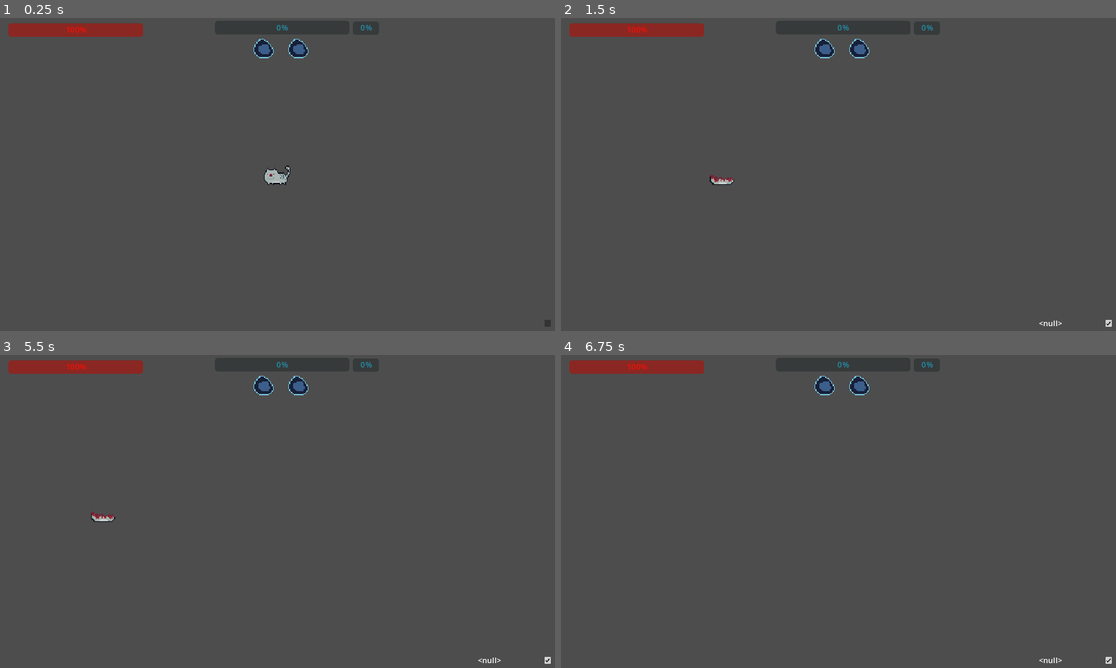
Above: before the commit, frames 1-4 (two rows, left to right).
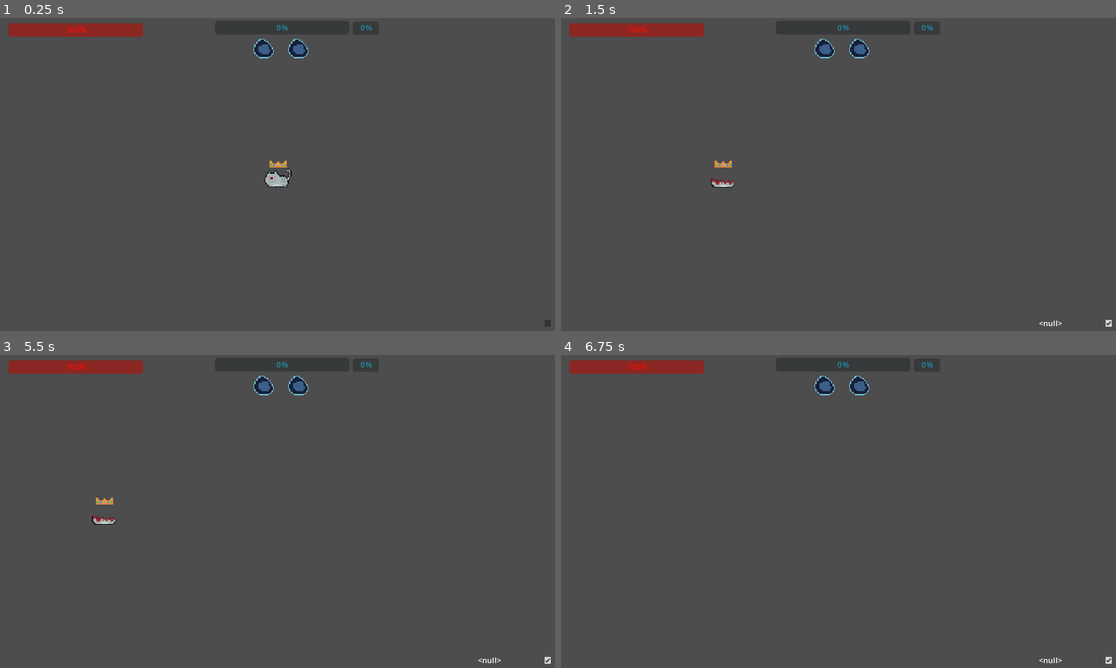
Above: after the commit, the same moments.

Repository: Deojee/project-sodalake
Game: Godot game, scene res://scenes/player.tscn
Two runs of this game, one before a commit and one after it. Both use one fixed random seed, a clock stepped at 60 frames per second and the inputs below. This scene is started directly instead of the project's main scene.
Inputs (mouse positions are in pixels of both pictures, inside the frame that each line leads up to):
- Up to frame 1 (0.25 s): no input
- Up to frame 2 (1.5 s): click (1110, 324) at 0.5 s; tap Enter (enter) at 1.25 s; move the mouse to (960, 158) at 1.27 s; press the mouse at (960, 158) at 1.28 s; hold D (right) from 1.28 s (still down)
- Up to frame 3 (5.5 s): right-click (399, 495) at 1.55 s; move the mouse to (166, 527) at 2.02 s; release D (right) at 2.03 s; release the mouse at (166, 527) at 2.03 s; hold S (down) 2.03-2.78 s; right-click (166, 527) at 2.1 s; click (166, 527) at 2.3 s; tap Space at 2.75, 4.25 s; move the mouse to (333, 442) at 2.77 s; hold D (right) 2.78-3.53 s; hold / (commandLine) 2.78-3.53 s; right-click (333, 442) at 3.05 s; tap Enter (enter) at 3.5 s; move the mouse to (249, 574) at 3.52 s; hold Up (up) 3.53-4.28 s; tap Shift (dash) at 3.6 s; click (249, 574) at 3.8 s; move the mouse to (444, 558) at 4.27 s; hold Enter (enter) 4.28-5.03 s; hold Left (left) from 4.28 s (still down); right-click (444, 558) at 4.55 s; move the mouse to (111, 464) at 5.02 s; click (111, 464) at 5.1 s
- Up to frame 4 (6.75 s): move the mouse to (866, 511) at 5.77 s; release Left (left) at 5.78 s; hold S (down) 5.78-6.53 s; hold Tab (tab) 5.78-6.53 s; right-click (866, 511) at 6.05 s; tap Space at 6.5 s; move the mouse to (755, 433) at 6.52 s; hold D (right) from 6.53 s (still down); right-click (755, 433) at 6.6 s

The runs differ from the first frame. In frame 1, 0.2% of the frame differs, in the area x 47-53%, y 45-55%; in frame 2, 0.2%; in frame 3, 0.2%; in frame 4, less than 0.1%.
Error in both runs: Invalid assignment of property or key 'text' with value of type 'Nil' on a base object of type 'Label'. (res://scripts/Camera.gd:10)

Commit message:
added snake guns, made snake guns make noise

Diff:
--- a/project.godot
+++ b/project.godot
@@ -63,6 +63,7 @@
 throw={
 "deadzone": 0.5,
 "events": [Object(InputEventMouseButton,"resource_local_to_scene":false,"resource_name":"","device":-1,"window_id":0,"a …(257 unchanged characters)…
+, Object(InputEventKey,"resource_local_to_scene":false,"resource_name":"","device":-1,"window_id":0,"alt_pressed":false,"shift_pressed":false,"ctrl_pressed":false,"meta_pressed":false,"pressed":false,"keycode":0,"physical_keycode":32,"key_label":0,"unicode":32,"echo":false,"script":null)
 ]
 }
 escape={
@@ -83,7 +84,6 @@
 dash={
 "deadzone": 0.5,
 "events": [Object(InputEventKey,"resource_local_to_scene":false,"resource_name":"","device":-1,"window_id":0,"alt_press …(182 unchanged characters)…
-, Object(InputEventKey,"resource_local_to_scene":false,"resource_name":"","device":-1,"window_id":0,"alt_pressed":false,"shift_pressed":false,"ctrl_pressed":false,"meta_pressed":false,"pressed":false,"keycode":0,"physical_keycode":32,"key_label":0,"unicode":32,"echo":false,"script":null)
 ]
 }
 tab={
--- a/scenes/avatar.tscn
+++ b/scenes/avatar.tscn
@@ -6,6 +6,7 @@
 [ext_resource type="Texture2D" uid="uid://cbd1ovbk6e6f8" path="res://textures/player textures/ChubbyCatWalkV2 (2).png" id="6_88gbg"]
 [ext_resource type="Texture2D" uid="uid://ch5fch0btvb1n" path="res://textures/player textures/walkAwayFromCamera (1).png" id="7_34tr5"]
 [ext_resource type="AudioStream" uid="uid://bq0vcv7atl63v" path="res://sounds/player noises/hurt.ogg" id="7_276jq"]
+[ext_resource type="Texture2D" uid="uid://bprm28vas8do" path="res://textures/player textures/winnerCrown.png" id="7_cyuby"]
 
 [sub_resource type="SceneReplicationConfig" id="SceneReplicationConfig_yxdfi"]
 properties/0/path = NodePath(".:position")
@@ -68,6 +69,10 @@
 properties/14/spawn = true
 properties/14/sync = true
 properties/14/watch = false
+properties/15/path = NodePath("WinnerCrown:modulate")
+properties/15/spawn = true
+properties/15/sync = true
+properties/15/watch = false
 
 [sub_resource type="CapsuleShape2D" id="CapsuleShape2D_k0hrq"]
 radius = 27.0
@@ -494,3 +499,10 @@
 offset_right = 40.0
 offset_bottom = 23.0
 text = "0"
+
+[node name="WinnerCrown" type="Sprite2D" parent="."]
+z_index = 7
+z_as_relative = false
+position = Vector2(0, -27)
+scale = Vector2(2, 2)
+texture = ExtResource("7_cyuby")
--- a/scenes/player.tscn
+++ b/scenes/player.tscn
@@ -9,6 +9,7 @@
 [ext_resource type="Texture2D" uid="uid://dpc060um0utte" path="res://textures/player textures/ChubbyCatMelt.png" id="6_jqmsj"]
 [ext_resource type="Texture2D" uid="uid://cbd1ovbk6e6f8" path="res://textures/player textures/ChubbyCatWalkV2 (2).png" id="7_brixu"]
 [ext_resource type="Texture2D" uid="uid://ch5fch0btvb1n" path="res://textures/player textures/walkAwayFromCamera (1).png" id="8_gwx24"]
+[ext_resource type="Texture2D" uid="uid://bprm28vas8do" path="res://textures/player textures/winnerCrown.png" id="10_ppesf"]
 
 [sub_resource type="CapsuleShape2D" id="CapsuleShape2D_jdkhq"]
 radius = 27.0
@@ -293,6 +294,7 @@
 shape = SubResource("CapsuleShape2D_jdkhq")
 
 [node name="Node2D" parent="." instance=ExtResource("4_dgk2h")]
+position = Vector2(-2, -6)
 
 [node name="debug" type="Label" parent="."]
 visible = false
@@ -340,3 +342,9 @@
 
 [node name="shouldLowerZIndex" type="RayCast2D" parent="."]
 target_position = Vector2(2.08165e-12, 64)
+
+[node name="WinnerCrown" type="Sprite2D" parent="."]
+z_index = 7
+position = Vector2(0, -27)
+scale = Vector2(2, 2)
+texture = ExtResource("10_ppesf")
--- a/scripts/Player.gd
+++ b/scripts/Player.gd
@@ -25,13 +25,16 @@
 
 var dead = true
 
+
+
 func _ready():
 
 	$debug.text = str(Globals.multiplayerId)
 
 
-
 	Globals.player = self
+
+
 
 
 func _physics_process(delta):
@@ -112,6 +115,7 @@
 
 	updateAvatar()
 	updateZIndex()
+	bleed()
 	$AnimatedSprite2D.material.set_shader_parameter("bloodAmount", 1.0 - float(Globals.playerHealth)/float(Globals.maxPlayerHealth))
 
 	Globals.playerHealth = health
@@ -119,6 +123,22 @@
 	Globals.dashRechargePercet = dashRechargeProgress/DASHRECHARGE
 	Globals.dashCool = dashWait/DASHCOOLDOWN
 
+
+
+var lastBled = -1000
+func bleed():
+
+	if health > Globals.maxPlayerHealth * 0.9:
+		return
+
+	var bleedRate = (Globals.maxPlayerHealth - health) * 0.05
+
+
+	if lastBled + (1.0/bleedRate) * 1000 < Time.get_ticks_msec():
+		lastBled = Time.get_ticks_msec()
+		Globals.world.createBloodSplatter(global_position,Vector2.UP,(Globals.maxPlayerHealth-health)/5,0,"shot")
+
+	pass
 
 #makes the character appear above or below tiles depending on if it is above or below them.
 func updateZIndex():
@@ -126,6 +146,17 @@
 		$AnimatedSprite2D.z_index = 4
 	elif $shouldLowerZIndex.is_colliding():
 		$AnimatedSprite2D.z_index = 1
+
+var crownTween
+func setCrown(on):
+	if crownTween:
+		crownTween.kill()
+	crownTween = create_tween()
+
+	if on:
+		crownTween.tween_property($WinnerCrown,"modulate", Color("ffffFF"), 0.5).set_ease(Tween.EASE_OUT)
+	else:
+		crownTween.tween_property($WinnerCrown,"modulate", Color(1,1,1,0), 2).set_ease(Tween.EASE_IN)
 
 
 
@@ -187,25 +218,25 @@
 	$gunPickUp.play()
 
 
-func takeParamDamage(dir,projectile):
-
-	if projectile is bullet_attributes:
-		health -= projectile.damage
-		velocity += dir.normalized() * projectile.knockback
-	elif projectile is gun_attributes:
-		health -= projectile.throwDamage
-	else:
-		return
-
-	Globals.playerHealth = health
-
-	if health <= 0:
-		if !dead:
-			Globals.world.died()
-		dead = true
-
-	#print(health)
-
+#func takeParamDamage(dir,projectile):
+#
+#	if projectile is bullet_attributes:
+#		health -= projectile.damage
+#		velocity += dir.normalized() * projectile.knockback
+#	elif projectile is gun_attributes:
+#		health -= projectile.throwDamage
+#	else:
+#		return
+#
+#	Globals.playerHealth = health
+#
+#	if health <= 0:
+#		if !dead:
+#			Globals.world.died()
+#		dead = true
+#
+#	#print(health)
+#
 
 func takeDamage(dir,knockback,damage,shooterId):
 
--- a/scripts/avatar.gd
+++ b/scripts/avatar.gd
@@ -85,6 +85,18 @@
 func hurt():
 	$hurtAnimPlayer.play("hurt")
 
+var crownTween
+func setCrown(on):
+	if crownTween:
+		crownTween.kill()
+	crownTween = create_tween()
+
+	if on:
+		crownTween.tween_property($WinnerCrown,"modulate", Color("ffffFF"), 0.5).set_ease(Tween.EASE_OUT)
+	else:
+		crownTween.tween_property($WinnerCrown,"modulate", Color(1,1,1,0), 2).set_ease(Tween.EASE_IN)
+
+
 func updateAnimation(vel,isDead):
 
 	if isDead:
--- a/scripts/gunLibrary.gd
+++ b/scripts/gunLibrary.gd
@@ -376,7 +376,7 @@
 	guns.append(
 		gun_attributes.new(
 		"snakeGun",
-		15, #commoness
+		5, #commoness
 		preload("res://textures/Weapons and Ammo/Snake.Gun.png"), # Texture2D path
 		115, # Gun length
 		Vector2(35, 0), # Offset vector
@@ -403,7 +403,84 @@
 			),
 		#create bullets lambda
 		func(pos,dir):
+		Globals.world.playSoundFromPath("res://sounds/gun noises/snakeGunShoot.wav",pos)
 		Globals.world.addSnakeAsClient(pos,dir * 2500);
+
+		)
+	)
+
+	guns.append(
+		gun_attributes.new(
+		"snakePistol",
+		5, #commoness
+		preload("res://textures/Weapons and Ammo/snakePistol.png"), # Texture2D path
+		115, # Gun length
+		Vector2(35, 0), # Offset vector
+		12, # ammo count
+		8, # Fire rate per second
+		200, # Recoil
+		8, # Bullet spread (degrees)
+		10, # Bloom (degrees per shot)
+		50, # bloom max. This is taking into account spread, not adding to it
+		50, # bloom decay per second
+		1100, # Throw speed (pixels per second)
+		50, # Throw damage
+		bullet_attributes.new(
+			preload("res://textures/Weapons and Ammo/snakePistol.png"), # Texture2D path
+			preload("res://sounds/gun noises/genericShoot.wav"), # shoot noise
+			Vector2(0, 0), # Offset vector
+			30, # Collision shape size
+			50, # Bullet damage
+			900, # Bullet range
+			1600, # Bullet speed
+			3000, #knockback
+			false #piercing
+			# onHitLambda function reference
+			),
+		#create bullets lambda
+		func(pos,dir):
+		Globals.world.playSoundFromPath("res://sounds/gun noises/snakePistolShoot.wav",pos)
+		Globals.world.addSnakeAsClient(pos,dir * 2300);
+
+		)
+	)
+
+	guns.append(
+		gun_attributes.new(
+		"snakeShotgun",
+		5, #commoness
+		preload("res://textures/Weapons and Ammo/Snake.Musket.png"), # Texture2D path
+		90, # Gun length
+		Vector2(25, 0), # Offset vector
+		5, # ammo count
+		2, # Fire rate per second
+		2000, # Recoil
+		15, # Bullet spread (degrees)
+		15, # Bloom (degrees per shot)
+		40, # bloom max. This is taking into account spread, not adding to it
+		10, # bloom decay per second
+		700, # Throw speed (pixels per second)
+		50, # Throw damage
+		bullet_attributes.new(
+			preload("res://textures/Weapons and Ammo/Snake.Musket.png"), # Texture2D path
+			preload("res://sounds/gun noises/genericShoot.wav"), # shoot noise
+			Vector2(0, 0), # Offset vector
+			30, # Collision shape size
+			50, # Bullet damage
+			900, # Bullet range
+			1600, # Bullet speed
+			3000, #knockback
+			false #piercing
+			# onHitLambda function reference
+			),
+		#create bullets lambda
+		func(pos,dir):
+		var startFromGun = 30
+		var rotationOffset = 15
+		Globals.world.playSoundFromPath("res://sounds/gun noises/snakeShotgunShoot.wav",pos)
+		Globals.world.addSnakeAsClient(pos + dir.rotated(deg_to_rad(rotationOffset)) * startFromGun,dir.rotated(deg_to_rad(rotationOffset)) * 1500);
+		Globals.world.addSnakeAsClient(pos + dir.rotated(deg_to_rad(-rotationOffset)) * startFromGun,dir.rotated(deg_to_rad(-rotationOffset)) * 1500);
+		Globals.world.addSnakeAsClient(pos + dir * startFromGun,dir * 1500);
 
 		)
 	)
--- a/scripts/pickupSpawner.gd
+++ b/scripts/pickupSpawner.gd
@@ -18,14 +18,17 @@
 		return
 
 	var noSpawnTime = 2000
+	var playersInServer = Globals.playersInServer.keys().size()
 
 	var timeSinceRoundStart = Time.get_ticks_msec() - Globals.lastRoundStart - noSpawnTime
 	if timeSinceRoundStart < 0:
 		spawnrate = 1
 		return
-	spawnrate = Globals.playersInServer.keys().size() * 0.3 * (pow(1.002,-0.15*timeSinceRoundStart)) + 1
+	spawnrate = playersInServer * 2 * (pow(1.002,-0.15*timeSinceRoundStart)) + 0.1 * playersInServer
 
 	timeUntilNextSpawn -= delta
+
+	#print(spawnrate)
 
 	if timeUntilNextSpawn < 0:
 
--- a/scripts/world.gd
+++ b/scripts/world.gd
@@ -307,14 +307,13 @@
 	#print(Globals.playerScores)
 
 	updateScores()
-#
-#	rpc("_resetScores")
-#@rpc("any_peer", "call_local") func _resetScores():
-#	Globals.kills = 0
-#	Globals.wins = 0
-#	Globals.deaths = 1
-#	Globals.roundsPlayed = 1
-#
+	rpc("_resetScores")
+@rpc("any_peer", "call_local") func _resetScores():
+	Globals.kills = 0
+	Globals.wins = 0
+	Globals.deaths = 1
+	Globals.roundsPlayed = 1
+
 
 
 
@@ -410,9 +409,12 @@
 	rpc("_won",wonId)
 @rpc("any_peer", "call_local") func _won(wonId):
 
-
-
-	if Globals.multiplayerId == wonId:
+	var IAmWinner = Globals.multiplayerId == wonId
+
+	Globals.player.setCrown(IAmWinner)
+	Globals.avatar.setCrown(IAmWinner)
+
+	if IAmWinner:
 		Globals.wins += 1
 
 
@@ -425,6 +427,18 @@
 	if winnerName != null:
 		Globals.playerCamera.displayWin(winnerName)
 
+
+
+
+func playSoundFromPath(soundPath,pos):
+
+	rpc("_playSoundFromPath",soundPath,pos)
+
+@rpc("any_peer", "call_local") func _playSoundFromPath(soundPath,pos):
+
+	var player = AudioStreamPlayer2D.new()
+	player.stream = load(soundPath)
+	Globals.safePlaySound(player,pos)
 
 
 
Not shown: 1 places in scenes/avatar.tscn that only renumber resources
Not shown: 1 places in scenes/player.tscn that only renumber resources
Not shown, removed: sounds/gun noises/402014__eardeer__gunshot__high_6.wav.import
Not shown, removed: sounds/gun noises/432900__javierserrat__portazo.wav.import
Binary file added: textures/player textures/winnerCrown.png
Not shown, added: textures/player textures/winnerCrown.png.import
Not shown, added: sounds/gun noises/snakePistolShoot.wav
Not shown, added: sounds/gun noises/snakeShotgunShoot.wav
